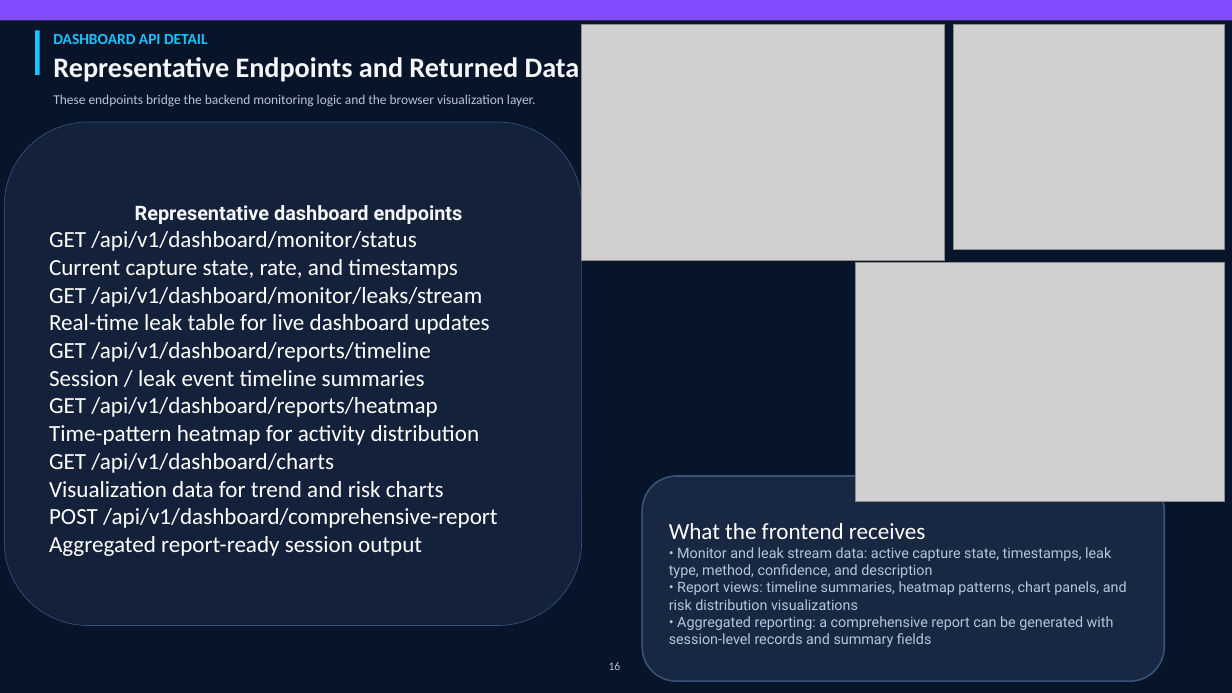
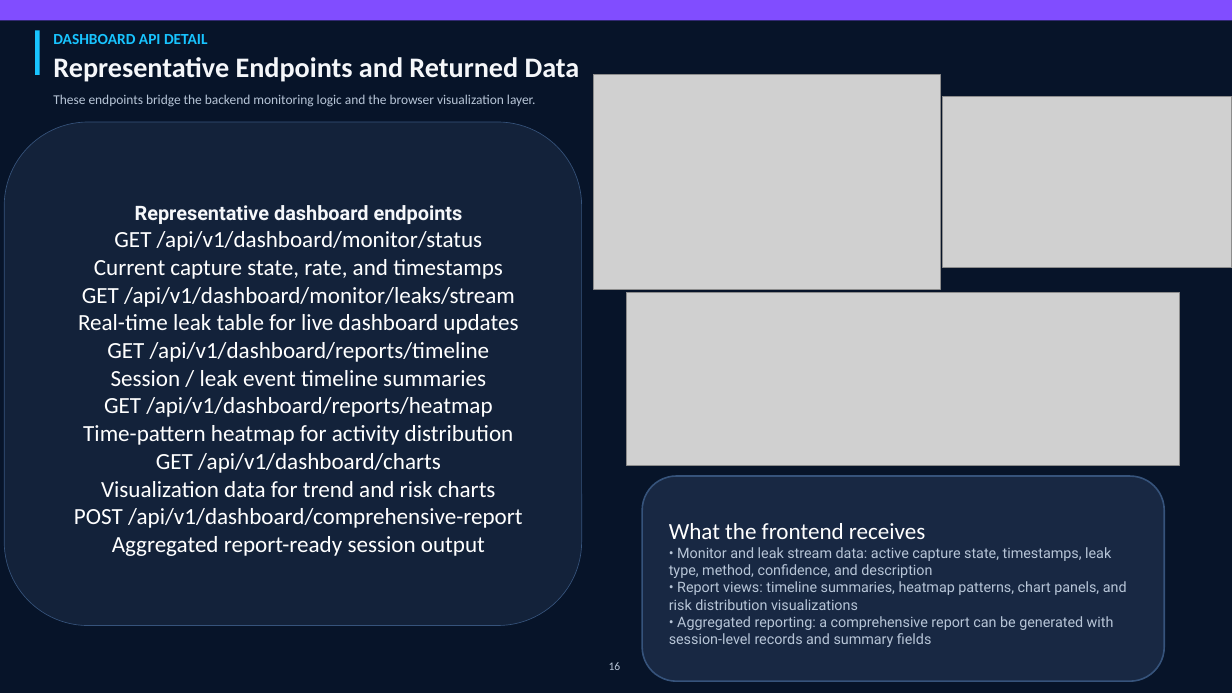
Before and after one commit to compass-rose/wallet-rpc-privacy, a slide deck: slide 17 of docs/Presentation_replaced_charts_v4.pptx. Drawn at 1232x693 pixels with LibreOffice and Linux fonts; fonts in the diff are those of the drawing; grey boxes stand for pictures. Boxes give left, top, right and bottom in pixels: in the first picture for what was removed or moved away, otherwise in the second. Text is boxed around its words. In the diff, an @@ line names an element or a change of style, - is before the commit and + after.

```diff
--- a/docs/Presentation_replaced_charts_v4.pptx
+++ b/docs/Presentation_replaced_charts_v4.pptx
@@ picture: place and size @@
-picture at bbox=[582, 25, 945, 261]
+picture at bbox=[594, 75, 941, 290]
@@ picture: place and size @@
-picture at bbox=[954, 25, 1225, 250]
+picture at bbox=[943, 97, 1232, 268]
@@ text in rounded rectangle at bbox=[74, 231, 523, 556]: alignment left to centre @@
@@ picture: place and size @@
-picture at bbox=[856, 262, 1225, 502]
+picture at bbox=[628, 292, 1180, 465]
```
Also in this commit, not shown: 6 other slides changed.
